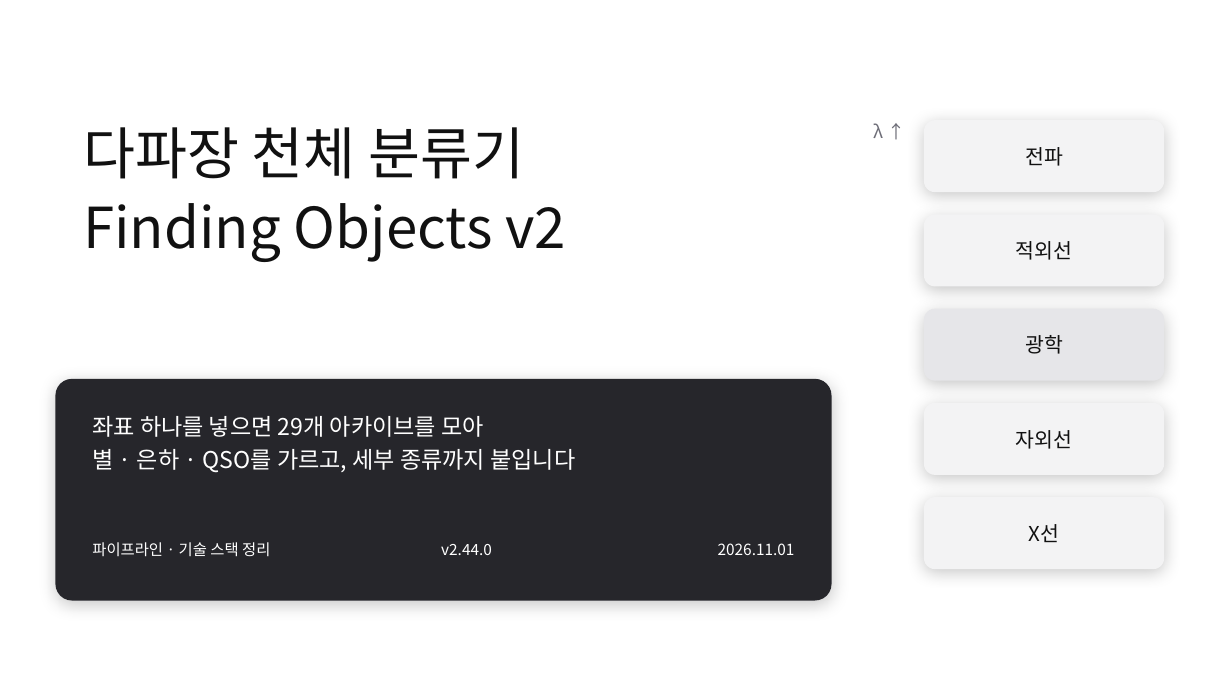
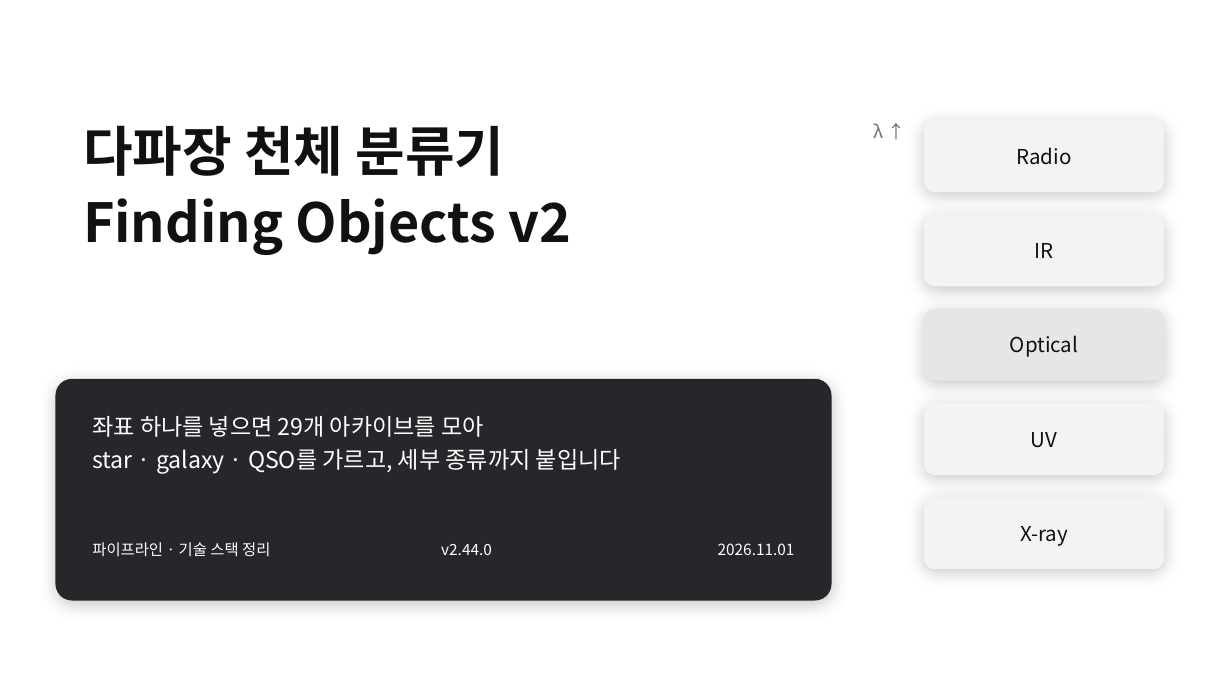
Before and after one commit to Pinchpeach/Finding_objects, a slide deck: slide 1 of v2/document/PIPELINE_STACK_v2.44.0.pptx. Drawn at 1232x693 pixels with LibreOffice and Linux fonts; fonts in the diff are those of the drawing. Boxes give left, top, right and bottom in pixels: in the first picture for what was removed or moved away, otherwise in the second. Text is boxed around its words. In the diff, an @@ line names an element or a change of style, - is before the commit and + after.

```diff
--- a/v2/document/PIPELINE_STACK_v2.44.0.pptx
+++ b/v2/document/PIPELINE_STACK_v2.44.0.pptx
@@ text "다파장 천체 분류기" at [83,125,571,255]: size 44 to 42 pt, bold on @@
@@ text at [1016,147,1071,165]: text changed @@
-전파
+Radio
@@ text at [1035,243,1054,258]: text changed @@
-적외선
+IR
@@ text at [1010,335,1078,357]: text changed @@
-광학
+Optical
@@ text at [92,449,621,474]: text changed @@
-별 · 은하 · QSO를 가르고, 세부 종류까지 붙입니다
+star · galaxy · QSO를 가르고, 세부 종류까지 붙입니다
@@ text at [1031,432,1057,448]: text changed @@
-자외선
+UV
@@ text at [1020,526,1068,546]: text changed @@
-X선
+X-ray
```
Also in this commit, not shown: 11 other slides changed, 1 other file.
